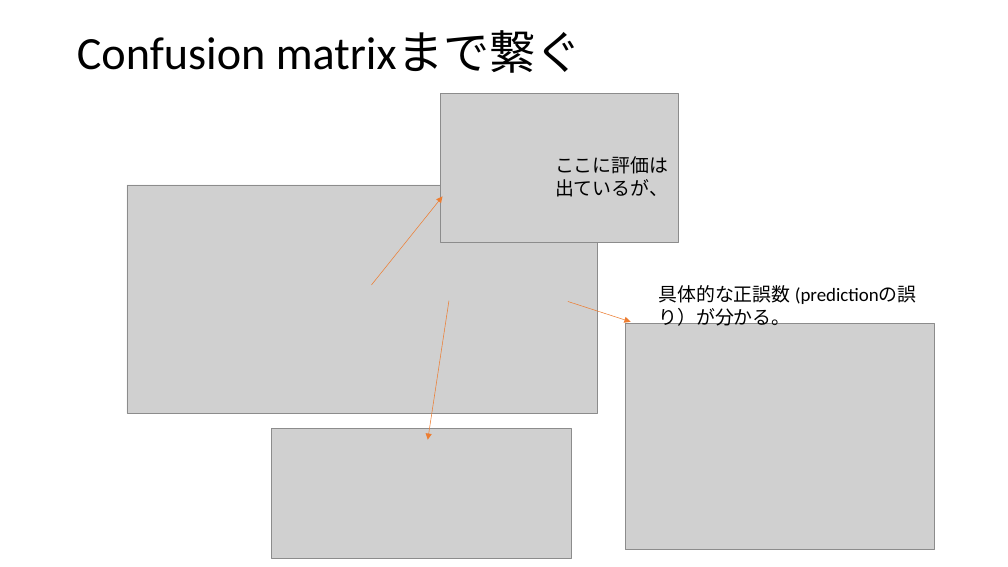
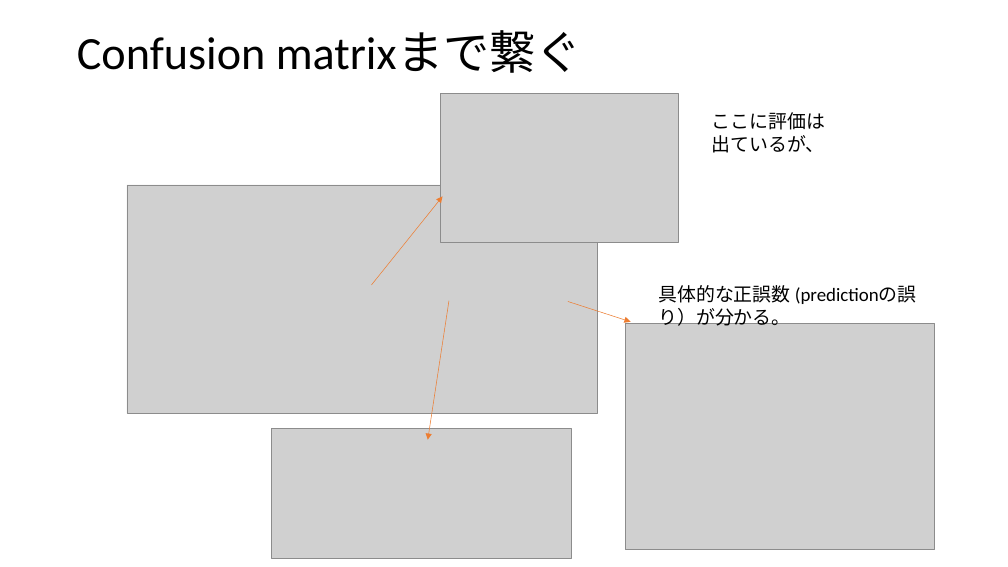
Before and after one commit to nim-hrkn/orange_examples, a slide deck: slide 15 of Orange_explanation.pptx. Drawn at 1008x567 pixels with LibreOffice and Linux fonts; fonts in the diff are those of the drawing; grey boxes stand for pictures. Boxes give left, top, right and bottom in pixels: in the first picture for what was removed or moved away, otherwise in the second. Text is boxed around its words. In the diff, an @@ line names an element or a change of style, - is before the commit and + after.

```diff
--- a/Orange_explanation.pptx
+++ b/Orange_explanation.pptx
@@ text "ここに評価は出ているが、": place and size @@
-text "ここに評価は出ているが、" at <box>555,156,668,197</box>
+text "ここに評価は出ているが、" at <box>712,112,825,153</box>
```
Also in this commit, not shown: 1 slide added.
